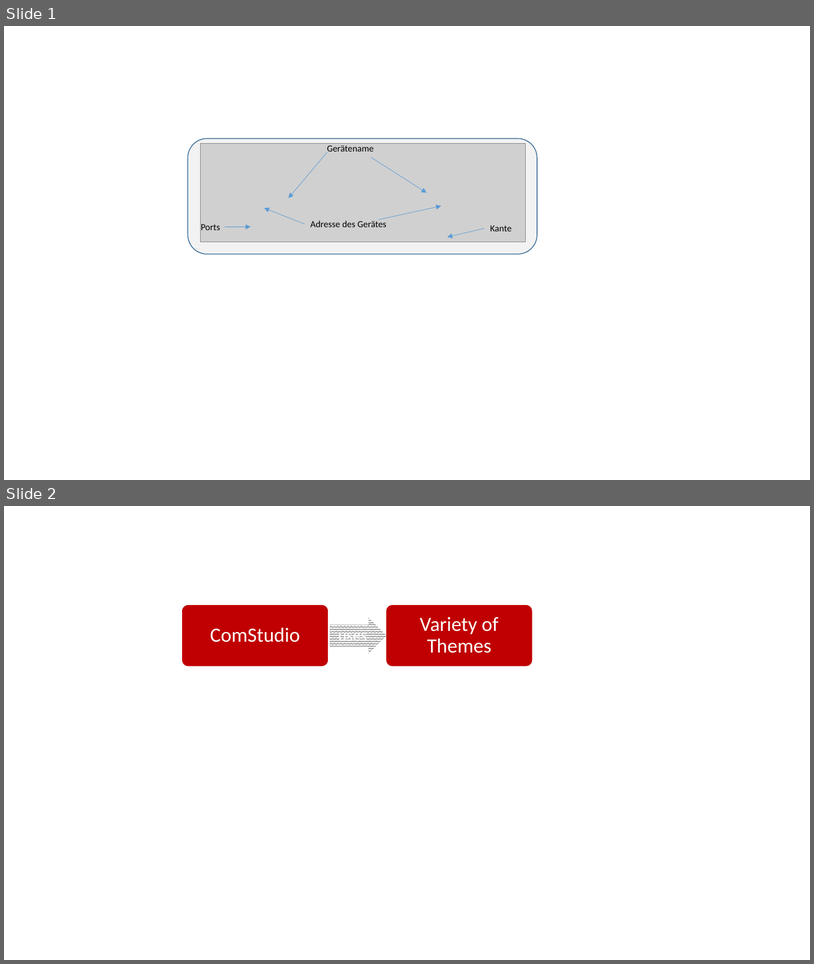
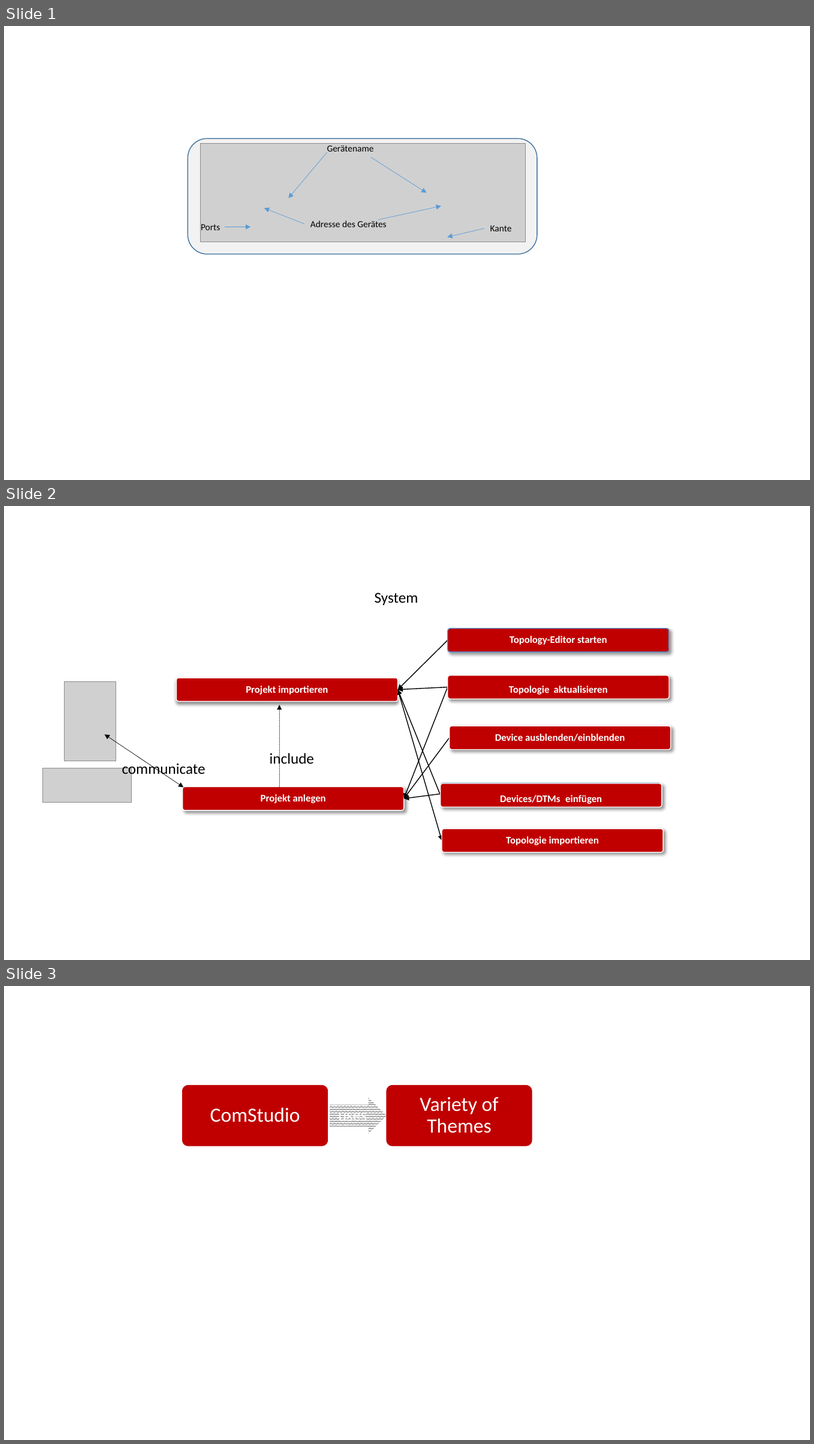
Before and after one commit to Ghislain1/zoe-fb-app, a slide deck: Masterarbeit_Skizze.pptx. Shown one above the other, each under a label of ours: slides 1 and 2 before the commit, slides 1, 2 and 3 after it. The pictures are 814x964 and 814x1444 pixels, drawn with LibreOffice and Linux fonts; fonts in the diff are those of the drawing; grey boxes stand for pictures. Boxes give left, top, right and bottom in pixels: in the first picture for what was removed or moved away, otherwise in the second. Text is boxed around its words. In the diff, an @@ line names an element or a change of style, - is before the commit and + after.

```diff
--- a/Masterarbeit_Skizze.pptx
+++ b/Masterarbeit_Skizze.pptx
@@ slide 2 added at (4, 506, 810, 960), background #FFFFFF @@
@@ text added at (375, 592, 419, 605), 18 pt, text #000000 @@
+System
@@ picture added at (65, 681, 116, 760) @@
@@ group added at (176, 628, 671, 852): 9 rounded rectangles, 9 texts, 7 freeform shapes @@
+Projekt anlegen
+Device ausblenden/einblenden
+DTMs einfügen
+Topologie aktualisieren
+Projekt importieren
+Topologie importieren
+Topology-Editor starten
+Devices/DTMs einfügen
+Topologie aktualisieren
@@ arrow added from (280, 787) to (280, 705), #000000 0.5 pt dashed @@
@@ double arrow added from (104, 734) to (183, 787), #000000 0.5 pt @@
@@ text added at (270, 751, 314, 768), 18 pt, text #000000 @@
+include
@@ picture added at (43, 768, 132, 802) @@
@@ text added at (122, 762, 206, 778), 18 pt, text #000000 @@
+communicate
@@ what was slide 2 is now slide 3 @@
```
Also in this commit, not shown: 2 other files.
